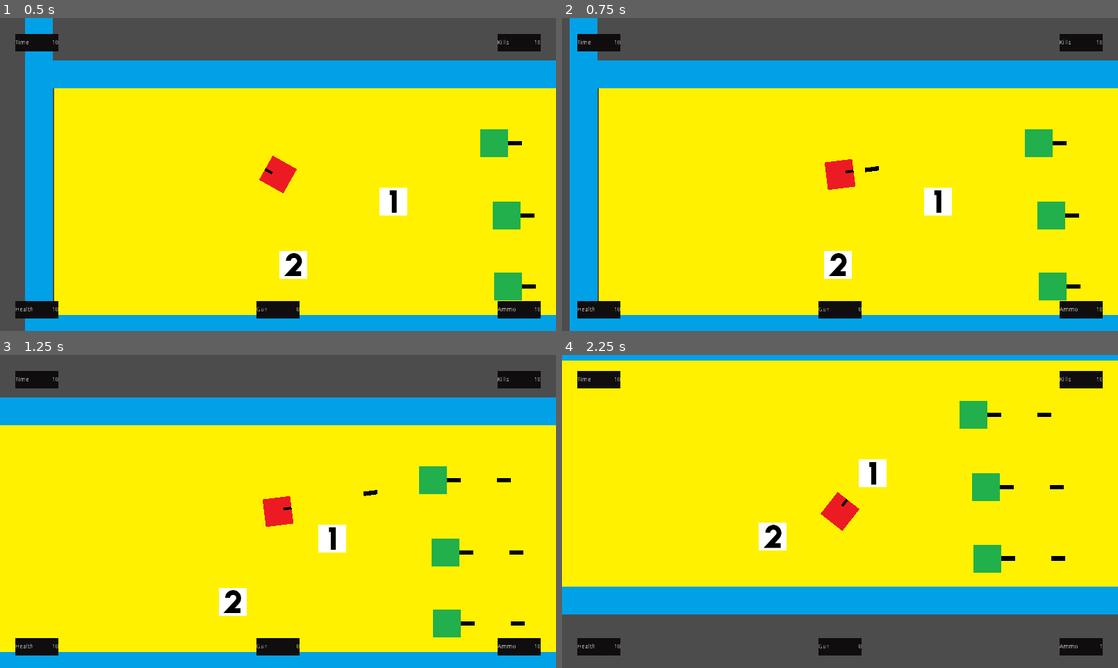
Above: before the commit, frames 1-4 (two rows, left to right).
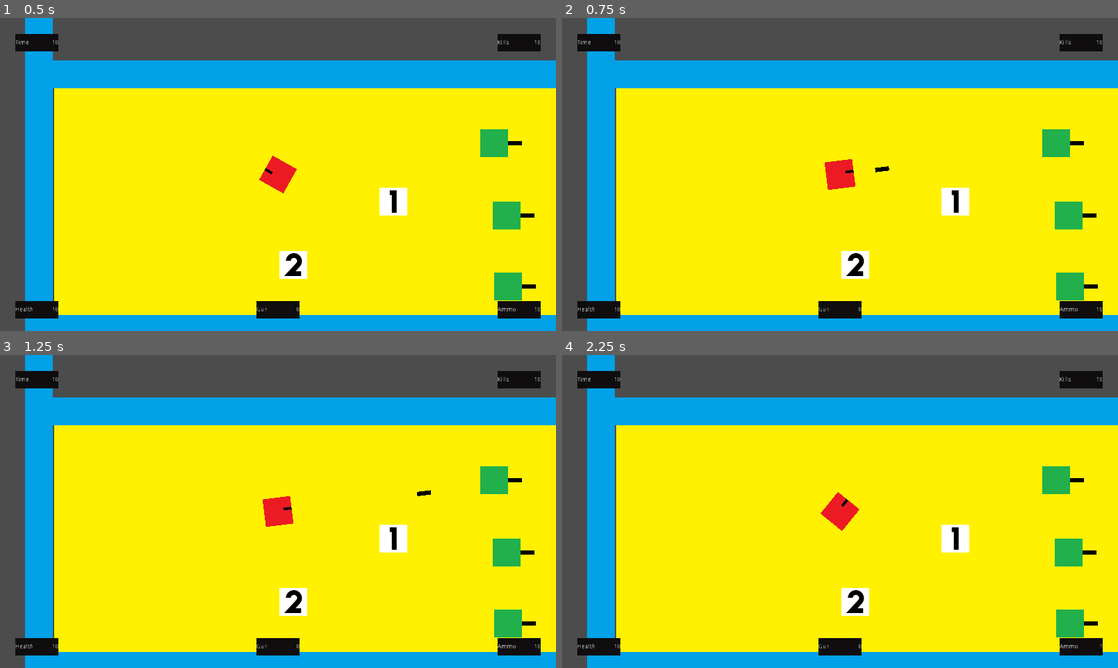
Above: after the commit, the same moments.

Repository: devmcclu/Project-FreeGUN
Game: Godot game, scene res://levels/Main.tscn
Two runs of this game, one before a commit and one after it. Both use one fixed random seed, a clock stepped at 60 frames per second and the inputs below. This scene is started directly instead of the project's main scene.
Inputs (mouse positions are in pixels of both pictures, inside the frame that each line leads up to):
- Up to frame 1 (0.5 s): no input
- Up to frame 2 (0.75 s): tap Enter at 0.5 s; move the mouse to (962, 158) at 0.52 s; hold D (player_move_right) from 0.53 s (still down); click (962, 158) at 0.6 s
- Up to frame 3 (1.25 s): keep holding D (player_move_right)
- Up to frame 4 (2.25 s): move the mouse to (728, 527) at 1.27 s; release D (player_move_right) at 1.28 s; hold S (player_move_down) 1.28-2.03 s; tap 1 (switch_weapon_1) at 1.35 s; move the mouse to (895, 442) at 2.02 s; hold D (player_move_right) from 2.03 s (still down); tap 2 (switch_weapon_2) at 2.1 s

Frame 1 is identical in both runs. In frame 2, 8.5% of the frame differs, in the area x 1-97%, y 0-100%; in frame 3, 12%; in frame 4, 53%, in the area x 0-100%, y 0-100%.

Commit message:
Change script to reflect multiplayer status

Diff:
--- a/scripts/Player.gd
+++ b/scripts/Player.gd
@@ -18,6 +18,7 @@
 #array to store gun ammunition ammount
 var gun_ammo = [1, 0, 0]
 
+slave var slave_velocity = Vector2()
 
 func _ready():
 	# Called every time the node is added to the scene.
@@ -97,15 +98,18 @@
 func get_input():
 	#Create controlable Vector2 for player movement input
 	velocity = Vector2()
-	#Change movement Vector2 variables on player input
-	if Input.is_action_pressed('player_move_right'):
-		velocity.x += 1
-	if Input.is_action_pressed('player_move_left'):
-		velocity.x -= 1
-	if Input.is_action_pressed('player_move_down'):
-		velocity.y += 1
-	if Input.is_action_pressed('player_move_up'):
-		velocity.y -= 1
+	if (is_network_master()):
+		#Change movement Vector2 variables on player input
+		if Input.is_action_pressed('player_move_right'):
+			velocity.x += 1
+		if Input.is_action_pressed('player_move_left'):
+			velocity.x -= 1
+		if Input.is_action_pressed('player_move_down'):
+			velocity.y += 1
+		if Input.is_action_pressed('player_move_up'):
+			velocity.y -= 1
+	else:
+		velocity = slave_velocity
 	#Normalize player movement input to make sure speed is constant
 	velocity = velocity.normalized() * speed
 
